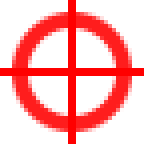
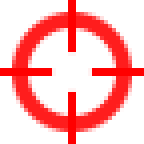
The second 144 x 144 image is a revision of the first. Changes to its layers:
painted on "Ebene 1" over bbox(52, 52, 92, 92)
